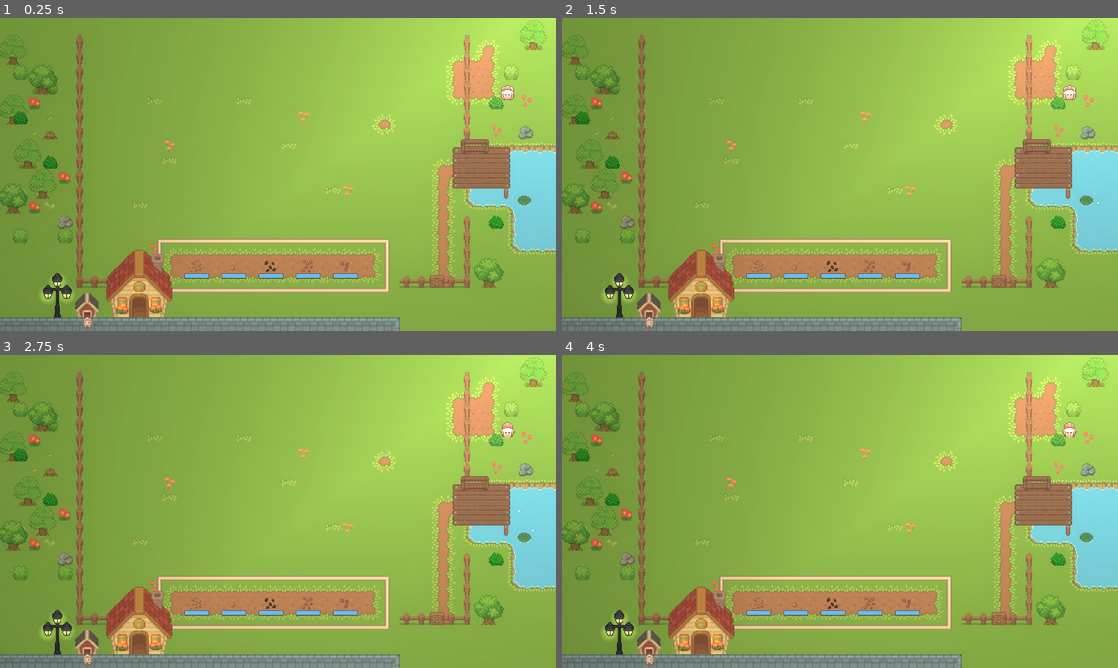
Above: before the commit, frames 1-4 (two rows, left to right).
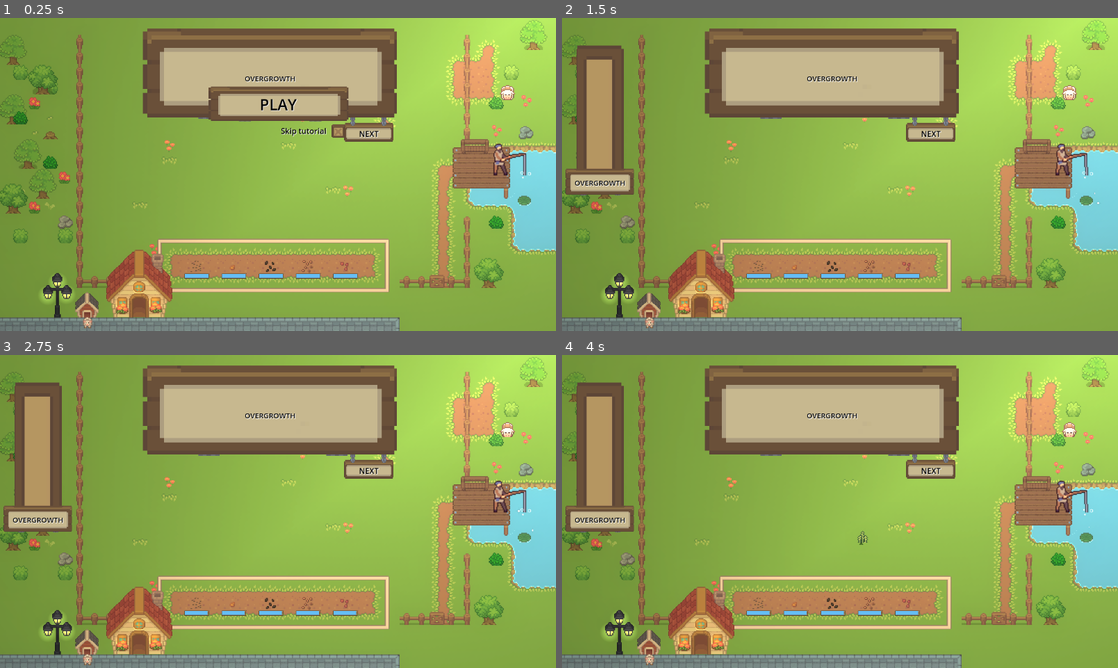
Above: after the commit, the same moments.

Repository: Piggward/GetOutOfMeGarden
Game: Godot game, scene res://scenes/main_scene_art.tscn
Same seed, same stepped clock (60 frames per second), same inputs: the game is played once before the commit and once after it. Sound files missing from this copy of the repository are replaced by a short silence.
Inputs (mouse positions are in pixels of both pictures, inside the frame that each line leads up to):
- Up to frame 1 (0.25 s): no input
- Up to frame 2 (1.5 s): click (901, 130) at 0.52 s; click (840, 102) at 1.27 s
- Up to frame 3 (2.75 s): move the mouse to (400, 495) at 2.02 s; press the mouse at (400, 495) at 2.03 s
- Up to frame 4 (4 s): move the mouse to (728, 527) at 2.77 s; release the mouse at (728, 527) at 2.78 s; right-click (728, 527) at 2.85 s; click (728, 527) at 2.92 s; move the mouse to (895, 442) at 3.52 s; press the mouse at (895, 442) at 3.53 s

The runs differ from the first frame. In frame 1, 14% of the frame differs, in the area x 25-96%, y 3-52%; in frame 2, 18%; in frame 3, 18%; in frame 4, 18%, in the area x 0-96%, y 3-84%.

Commit message:
more wip

Diff:
--- a/scenes/main_scene_art.tscn
+++ b/scenes/main_scene_art.tscn
@@ -13,13 +13,14 @@
 [ext_resource type="PackedScene" uid="uid://dpg62jqn51xjl" path="res://scenes/bunny_manager.tscn" id="6_0jxs1"]
 [ext_resource type="PackedScene" uid="uid://uoo3t71yuptp" path="res://scenes/spawnable_area.tscn" id="7_smrwv"]
 [ext_resource type="PackedScene" uid="uid://cw7ektx7rvu53" path="res://scenes/player/player.tscn" id="8_smrwv"]
-[ext_resource type="Script" path="res://scripts/canvas_layer.gd" id="16_01anq"]
+[ext_resource type="Script" uid="uid://d3wkbtn4suwqm" path="res://scripts/canvas_layer.gd" id="16_01anq"]
 [ext_resource type="PackedScene" uid="uid://dxq2cnuc4d5rs" path="res://scenes/overgrowth_bar.tscn" id="16_h3kef"]
 [ext_resource type="Texture2D" uid="uid://wa087bm7hq7i" path="res://assets/ui/UI.png" id="18_01anq"]
 [ext_resource type="Script" uid="uid://dwsrb5u1m7wgm" path="res://scenes/next_rect.gd" id="19_emd7q"]
+[ext_resource type="Texture2D" uid="uid://bounp0ijqm03e" path="res://assets/ui/UI_all.png" id="19_ta3j7"]
 [ext_resource type="PackedScene" uid="uid://br87xu4ho1sjl" path="res://scenes/general_label.tscn" id="19_wau27"]
 [ext_resource type="Script" uid="uid://bssmjuglarusr" path="res://scenes/next_texture_btn.gd" id="20_emd7q"]
-[ext_resource type="PackedScene" uid="uid://c4tlk3cb5tojl" path="res://scenes/fish/fisherman.tscn" id="20_emd7q"]
+[ext_resource type="PackedScene" uid="uid://c4tlk3cb5tojl" path="res://scenes/fish/fisherman.tscn" id="20_ta3j7"]
 
 [sub_resource type="Animation" id="Animation_emd7q"]
 length = 0.001
@@ -304,6 +305,10 @@
 atlas = ExtResource("18_01anq")
 region = Rect2(65.5548, 37.3099, 60.6124, 22.1226)
 
+[sub_resource type="AtlasTexture" id="AtlasTexture_om63h"]
+atlas = ExtResource("19_ta3j7")
+region = Rect2(304, 0, 16, 16)
+
 [node name="Node2D2" type="Node2D"]
 
 [node name="TutorialManager" type="Node" parent="."]
@@ -515,7 +520,6 @@
 occluder = SubResource("OccluderPolygon2D_ul6ws")
 
 [node name="CanvasLayer" type="CanvasLayer" parent="."]
-visible = false
 script = ExtResource("16_01anq")
 
 [node name="OvergrowthBar" parent="CanvasLayer" instance=ExtResource("16_h3kef")]
@@ -529,7 +533,6 @@
 visible = false
 
 [node name="ToolTip" parent="CanvasLayer" instance=ExtResource("19_wau27")]
-visible = false
 anchors_preset = -1
 anchor_left = 0.466
 anchor_top = 0.01
@@ -542,7 +545,6 @@
 grow_horizontal = 2
 
 [node name="NextRect" type="TextureRect" parent="CanvasLayer/ToolTip"]
-visible = false
 layout_mode = 0
 offset_left = 420.0
 offset_top = 184.0
@@ -568,35 +570,49 @@
 horizontal_alignment = 1
 vertical_alignment = 1
 
-[node name="PlayButton" type="Button" parent="CanvasLayer"]
+[node name="MainMenu" type="VBoxContainer" parent="CanvasLayer"]
 anchors_preset = 8
 anchor_left = 0.5
 anchor_top = 0.5
 anchor_right = 0.5
 anchor_bottom = 0.5
 offset_left = -150.0
-offset_top = -40.0
+offset_top = -150.0
 offset_right = 150.0
-offset_bottom = 40.0
+offset_bottom = 50.0
 grow_horizontal = 2
 grow_vertical = 2
+size_flags_horizontal = 6
+size_flags_vertical = 6
+theme_override_constants/separation = 40
+
+[node name="PlayButton" type="Button" parent="CanvasLayer/MainMenu"]
+layout_mode = 2
+size_flags_horizontal = 4
+size_flags_vertical = 4
 focus_mode = 0
 shortcut_feedback = false
 shortcut_in_tooltip = false
 flat = true
 
-[node name="TextureRect" type="TextureRect" parent="CanvasLayer/PlayButton"]
+[node name="TextureRect" type="TextureRect" parent="CanvasLayer/MainMenu/PlayButton"]
 texture_filter = 1
 layout_mode = 1
-anchors_preset = 15
-anchor_right = 1.0
-anchor_bottom = 1.0
+anchors_preset = 8
+anchor_left = 0.5
+anchor_top = 0.5
+anchor_right = 0.5
+anchor_bottom = 0.5
+offset_left = -146.0
+offset_top = -36.0
+offset_right = 146.0
+offset_bottom = 36.0
 grow_horizontal = 2
 grow_vertical = 2
 texture = SubResource("AtlasTexture_01anq")
 script = ExtResource("20_emd7q")
 
-[node name="Label" type="Label" parent="CanvasLayer/PlayButton/TextureRect"]
+[node name="Label" type="Label" parent="CanvasLayer/MainMenu/PlayButton/TextureRect"]
 texture_filter = 1
 layout_mode = 1
 anchors_preset = 8
@@ -618,15 +634,62 @@
 vertical_alignment = 1
 autowrap_mode = 2
 
+[node name="SkipTutorialContainer" type="HBoxContainer" parent="CanvasLayer/MainMenu"]
+layout_mode = 2
+size_flags_horizontal = 8
+theme_override_constants/separation = 20
+alignment = 2
+
+[node name="Label" type="Label" parent="CanvasLayer/MainMenu/SkipTutorialContainer"]
+texture_filter = 1
+layout_mode = 2
+theme_override_colors/font_color = Color(0, 0, 0, 1)
+theme_override_colors/font_shadow_color = Color(1, 1, 1, 1)
+theme_override_font_sizes/font_size = 16
+text = "Skip tutorial"
+horizontal_alignment = 1
+vertical_alignment = 1
+
+[node name="CheckBox" type="Button" parent="CanvasLayer/MainMenu/SkipTutorialContainer"]
+layout_mode = 2
+flat = true
+
+[node name="Texture" type="TextureRect" parent="CanvasLayer/MainMenu/SkipTutorialContainer/CheckBox"]
+texture_filter = 1
+layout_mode = 1
+anchors_preset = 8
+anchor_left = 0.5
+anchor_top = 0.5
+anchor_right = 0.5
+anchor_bottom = 0.5
+offset_left = -14.0
+offset_top = -14.0
+offset_right = 14.0
+offset_bottom = 14.0
+grow_horizontal = 2
+grow_vertical = 2
+texture = SubResource("AtlasTexture_om63h")
+script = ExtResource("20_emd7q")
+
+[node name="Label2" type="Label" parent="CanvasLayer/MainMenu/SkipTutorialContainer"]
+layout_mode = 2
+
+[node name="Fisherman" parent="." instance=ExtResource("20_ta3j7")]
+position = Vector2(596, 159)
+
 [connection signal="area_exited" from="Boundries/ToolArea" to="Boundries/ToolArea" method="_on_area_exited"]
 [connection signal="body_exited" from="Boundries/ToolArea" to="Boundries/ToolArea" method="_on_body_exited"]
 [connection signal="flowers_died" from="FlowerBed" to="GameManager" method="_on_flower_bed_flowers_died"]
 [connection signal="gui_input" from="CanvasLayer/ToolTip/NextRect" to="CanvasLayer/ToolTip/NextRect" method="_on_gui_input"]
 [connection signal="mouse_entered" from="CanvasLayer/ToolTip/NextRect" to="CanvasLayer/ToolTip/NextRect" method="_on_mouse_entered"]
 [connection signal="mouse_exited" from="CanvasLayer/ToolTip/NextRect" to="CanvasLayer/ToolTip/NextRect" method="_on_mouse_exited"]
-[connection signal="gui_input" from="CanvasLayer/PlayButton/TextureRect" to="CanvasLayer/PlayButton/TextureRect" method="_on_gui_input"]
-[connection signal="mouse_entered" from="CanvasLayer/PlayButton/TextureRect" to="CanvasLayer/PlayButton/TextureRect" method="_on_mouse_entered"]
-[connection signal="mouse_exited" from="CanvasLayer/PlayButton/TextureRect" to="CanvasLayer/PlayButton/TextureRect" method="_on_mouse_exited"]
+[connection signal="gui_input" from="CanvasLayer/MainMenu/PlayButton/TextureRect" to="CanvasLayer/MainMenu/PlayButton/TextureRect" method="_on_gui_input"]
+[connection signal="mouse_entered" from="CanvasLayer/MainMenu/PlayButton/TextureRect" to="CanvasLayer/MainMenu/PlayButton/TextureRect" method="_on_mouse_entered"]
+[connection signal="mouse_exited" from="CanvasLayer/MainMenu/PlayButton/TextureRect" to="CanvasLayer/MainMenu/PlayButton/TextureRect" method="_on_mouse_exited"]
+[connection signal="pressed" from="CanvasLayer/MainMenu/SkipTutorialContainer/CheckBox" to="GameManager" method="_toggle_skip_tutorial"]
+[connection signal="gui_input" from="CanvasLayer/MainMenu/SkipTutorialContainer/CheckBox/Texture" to="CanvasLayer/MainMenu/SkipTutorialContainer/CheckBox/Texture" method="_on_gui_input"]
+[connection signal="mouse_entered" from="CanvasLayer/MainMenu/SkipTutorialContainer/CheckBox/Texture" to="CanvasLayer/MainMenu/SkipTutorialContainer/CheckBox/Texture" method="_on_mouse_entered"]
+[connection signal="mouse_exited" from="CanvasLayer/MainMenu/SkipTutorialContainer/CheckBox/Texture" to="CanvasLayer/MainMenu/SkipTutorialContainer/CheckBox/Texture" method="_on_mouse_exited"]
 
 [editable path="GameManager"]
 [editable path="SpawnableArea"]
--- a/scripts/canvas_layer.gd
+++ b/scripts/canvas_layer.gd
@@ -1,6 +1,6 @@
 extends CanvasLayer
 
-@onready var play_button: Button = $PlayButton
+@onready var play_button = $MainMenu
 
 func _ready():
 	Global.game_start.connect(_start)
--- a/scripts/game_manager.gd
+++ b/scripts/game_manager.gd
@@ -1,7 +1,9 @@
 extends Node
 
 @onready var wave_timer: Timer = $WaveTimer
-@onready var play_button = $"../CanvasLayer/PlayButton" # Since PlayButton is a sibling to GameManager
+@onready var play_button = $"../CanvasLayer/MainMenu/PlayButton" # Since PlayButton is a sibling to GameManager
+@onready var skip_tutorial_button = $"../CanvasLayer/MainMenu/SkipTutorialContainer/CheckBox"
+
 #spawn rates
 var weed_timer:Timer
 var root_timer:Timer
@@ -14,6 +16,8 @@
 @export var wave4_root_amount:float
 @export var wave3_bunny_amount:float
 @export var wave4_bunny_amount:float
+
+var skip_tutorial: bool = false # FIXME: ugh ger upp, försökt lära mig nåt men svär har bara blivit dummare
 
 
 enum GameState {
@@ -113,7 +117,14 @@
 func _on_play_button_pressed() -> void:
 	if current_state != GameState.START:
 		print("[GameManager#_on_play_button_pressed] Unkown current_state: [%s], going back to GameState.START" % str(current_state))
-	Global.tutorial_start.emit()
+	if skip_tutorial:
+		Global.game_start.emit()
+	else:
+		Global.tutorial_start.emit()
+
+func _toggle_skip_tutorial() -> void:
+	skip_tutorial = not skip_tutorial
+	print("_toggle_skip_tutorial")
 
 
 func _on_audio_stream_player_finished() -> void:
Not shown: 1 places in scenes/main_menu.tscn that only renumber resources
Not shown: 1 places in scenes/main_scene_art.tscn that only renumber resources
